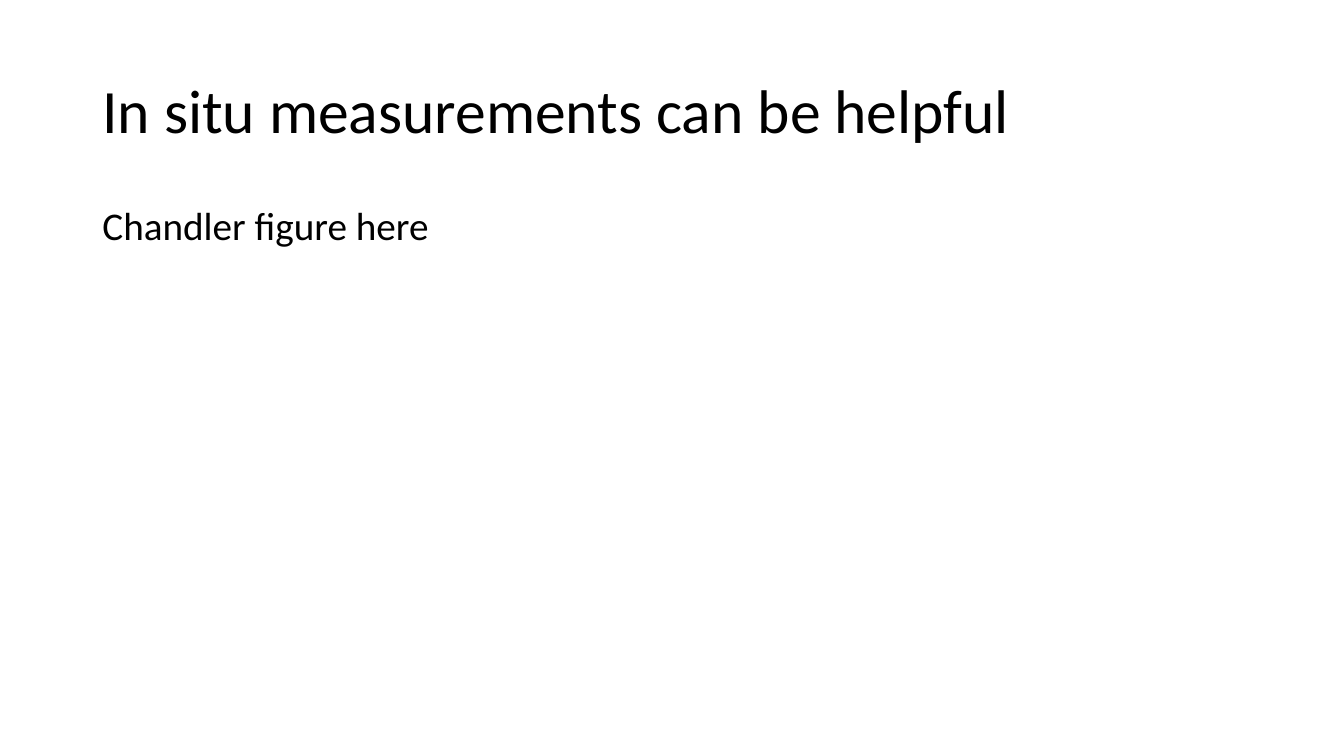
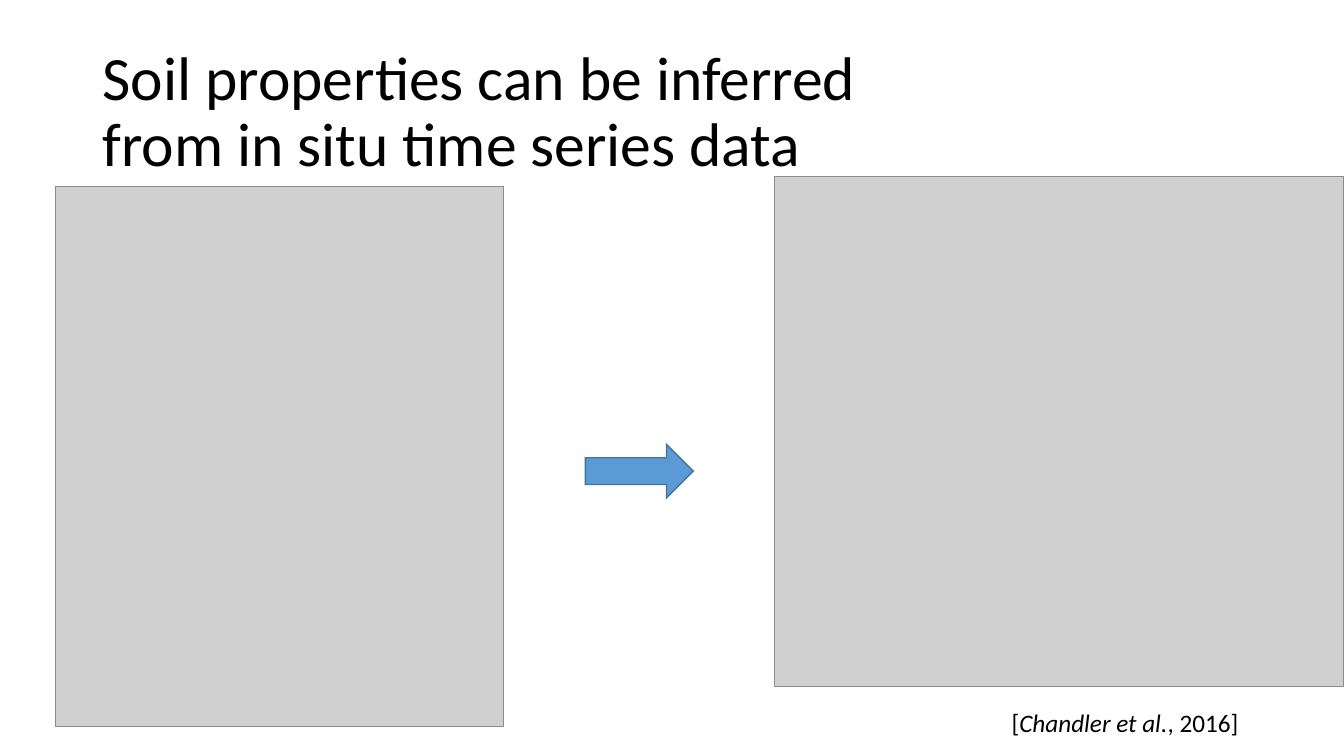
Before and after one commit to jbshuler/GEOS397, a slide deck: slide 4 of Homework/Final Project/GEO597_TermProject_Shuler.pptx. Drawn at 1344x756 pixels with LibreOffice and Linux fonts; fonts in the diff are those of the drawing; grey boxes stand for pictures. Boxes give left, top, right and bottom in pixels: in the first picture for what was removed or moved away, otherwise in the second. Text is boxed around its words. In the diff, an @@ line names an element or a change of style, - is before the commit and + after.

```diff
--- a/Homework/Final Project/GEO597_TermProject_Shuler.pptx
+++ b/Homework/Final Project/GEO597_TermProject_Shuler.pptx
@@ title at [102,57,855,181]: text changed @@
-In situ measurements can be helpful
+Soil properties can be inferred
+from in situ time series data
@@ picture added at [774,176,1344,688] @@
@@ picture added at [55,187,504,727] @@
@@ text removed at [102,212,429,247] @@
-Chandler figure here
@@ right arrow added at [586,445,694,498], fill #5B9BD5, outline #43739E 1 pt @@
@@ text added at [1012,713,1239,736], 18 pt, text #000000, italic @@
+[Chandler et al., 2016]
```
Also in this commit, not shown: 5 other slides changed, 12 slides added, 11 slides removed, 31 other files.
